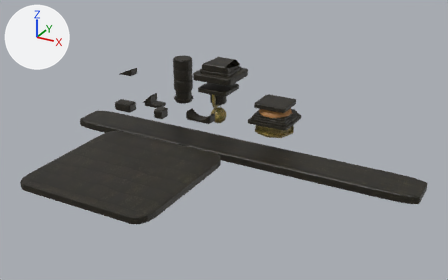
What one commit did to the Blender file tools/Bricolage.blend.
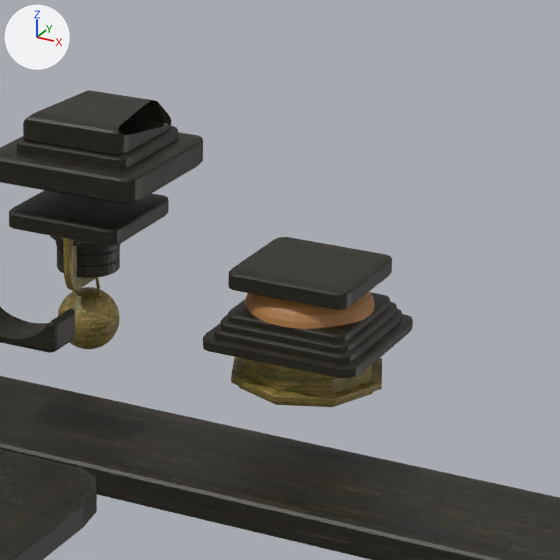
Each version is shown whole from a 50 mm camera at (133.0, -210.0, 82.7) aimed at (20.6, -5.7, -19.4), then close up on the part from 44% to 76% of the width and 12% to 63% of the height. The lights are fixed; the arrows at upper left show +X, +Y and +Z. The older version's two pictures come first.

In view in the first close-up: 'BriquePierreACreuser', 'Cylinder.001', 'Cylinder.007', 'PlaqueBas', 'PlaqueBas.001', 'PlaqueBas.002', 'PlaqueBas.004'.
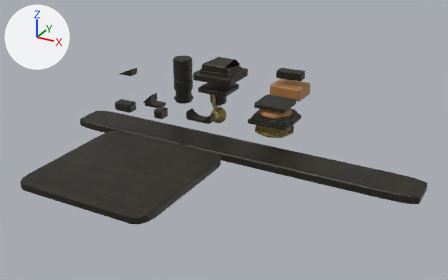
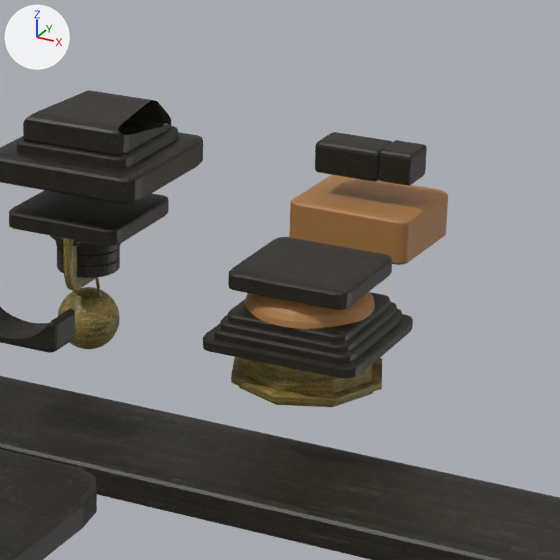
Boxes (x1, y1, x2, y2) around the edits, measured in the close-ups (560 x 560 px):
'Cube', added (brown)
    after: (289, 175, 448, 265)
'BriquePierre.002', added
    after: (315, 132, 392, 181)
'BriquePierreCoupe.002', added
    after: (379, 140, 427, 186)

What changed in the scene script:
```text
Add img_brique_normale_couleur___sombre_fond_png_001:
    img_brique_normale_couleur___sombre_fond_png_001 = load_image('brique normale couleur - sombre fond.png.001', '../kakafandodo/assets/textures/brique normale couleur - sombre fond.png', 1254, 1254, 'sRGB')
Add mat_material_008:
    mat_material_008 = principled_material('Material.008')
    mat_material_008.texture = img_brique_normale_couleur___sombre_fond_png_001
Add me_cube:
    me_cube.from_pydata(...)  # 384 vertices, 386 faces; spans x -6.8..6.8, y -7.8..7.8, z -3.0..3.0
    me_cube.materials.append(mat_material_008)  # picture img_brique_normale_couleur___sombre_fond_png_001
Add ob_briquepierrecoupe_002:
    ob_briquepierrecoupe_002 = bpy.data.objects.new('BriquePierreCoupe.002', me_cube_003.copy())  # the mesh of ob_plaquebas
    ob_briquepierrecoupe_002.location = (29.9, 49.6, -5.9)
    ob_briquepierrecoupe_002.scale = (1.07, 2.28, 1.98)
Add ob_briquepierre_002:
    ob_briquepierre_002 = bpy.data.objects.new('BriquePierre.002', me_cube_003.copy())  # the mesh of ob_plaquebas
    ob_briquepierre_002.location = (23.8, 49.5, -6.0)
    ob_briquepierre_002.scale = (2.18, 2.28, 1.98)
Add ob_cube:
    ob_cube = bpy.data.objects.new('Cube', me_cube)
    ob_cube.location = (25.5, 50.7, -13.9)
    ob_cube.rotation_euler = (0.0, 0.0, 1.546)  # degrees (0, 0, 89)
```
